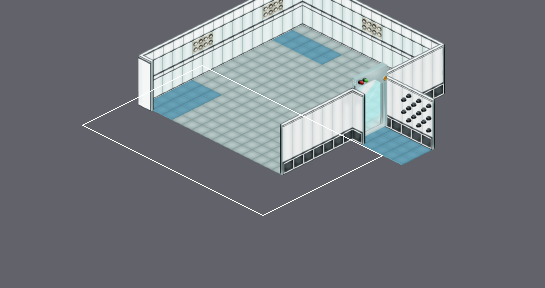
Tiled map, stored at src/assets/demo_002_reformat.tmx. The picture above shows the old version from afar; the outline marks the close-up.
Close-up. First the earlier version:
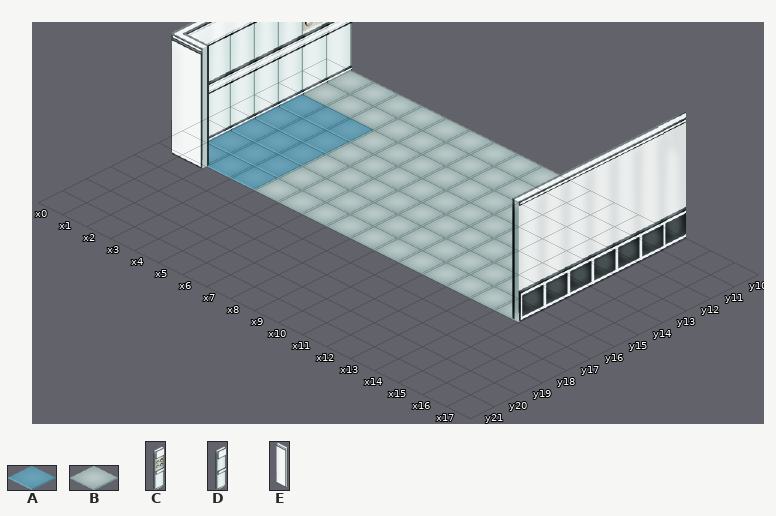
Cells are 64x32 px. Isometric: x runs down to the right, y down to the left. Shown: x 0..17, y 10..21. The commit also changed other parts of the map, which this record leaves out.
Key: from "floortiles_002": A 0, B 1; from "walls_demo_002-(80x200,-minus8": C 1 flipped left-right, D 2 flipped left-right, E 6.
_ is an empty cell.
Layers that did not change in this view are not listed.
Layer "background" before, first column x 0:
10 CBBBBBBBBBBBBBB___
11 CBBBBBBBBBBBBBB___
12 DAAABBBBBBBBBBB___
13 DAAABBBBBBBBBBB___
14 DAAABBBBBBBBBBB___
15 DAAABBBBBBBBBBB___
16 DAAABBBBBBBBBBB___
17 _E________________
18 __________________
19 __________________
20 __________________
21 __________________
After:
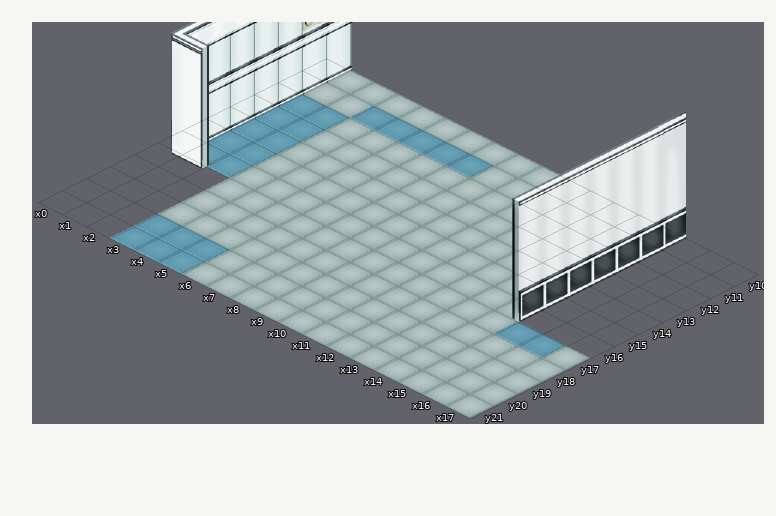
The exact change:
Layer "background":
y 11: x 3..7 BBBBB -> AAAAA
y 12..16: x 3 A -> B
y 17: x 3..17 _______________ -> BBBBBBBBBBBBAAB
y 18..19: x 3..17 _______________ -> BBBBBBBBBBBBBBB
y 20..21: x 3..17 _______________ -> AAABBBBBBBBBBBB
Pixel boxes of the changes (left, top, right, bottom) in both close-ups:
changed: (110, 106, 590, 418)
